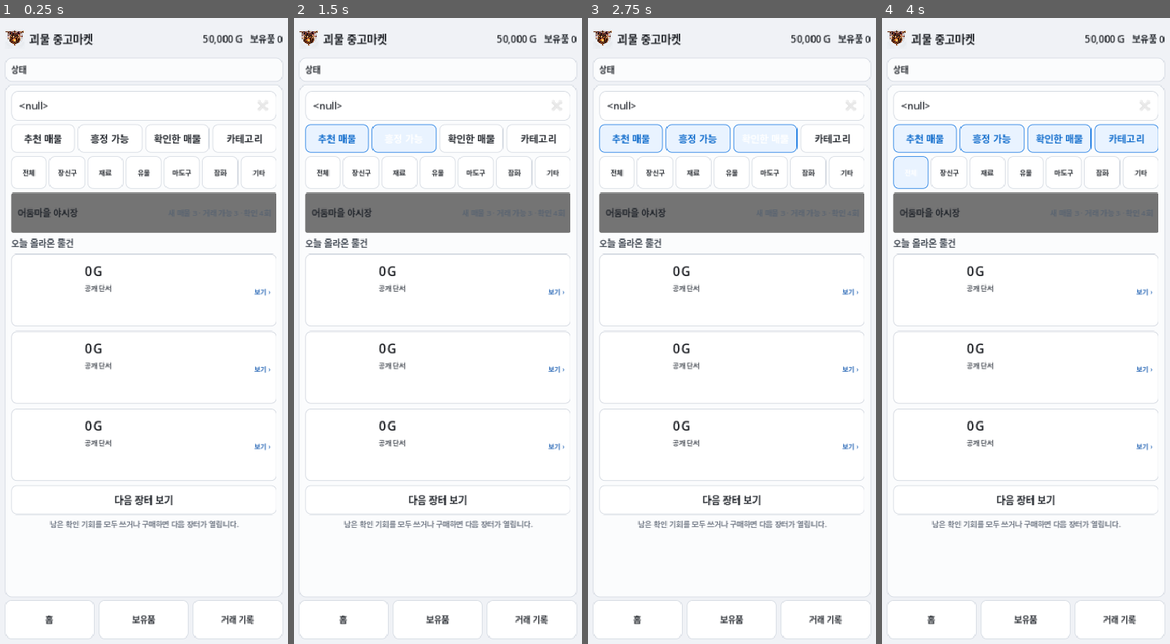
Above: before the commit, frames 1-4 (left to right).
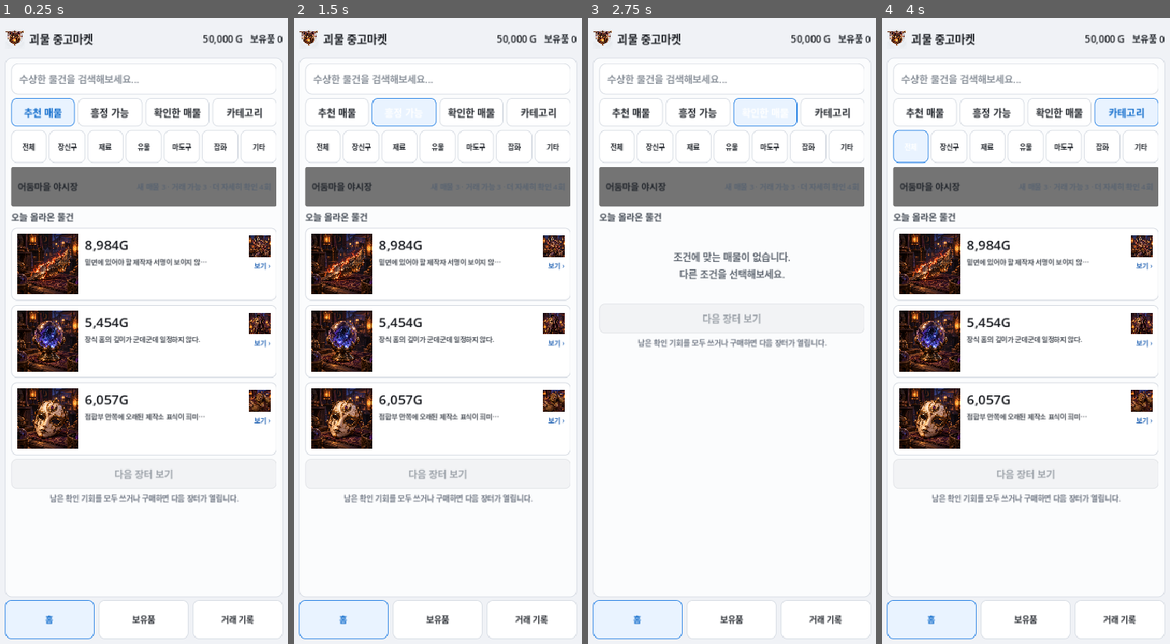
Above: after the commit, the same moments.

Repository: Queenrain9/monster-used-market
Game: Godot game, scene res://scenes/main.tscn
Same seed, same stepped clock (60 frames per second), same inputs: the game is played once before the commit and once after it.
Inputs:
- Up to frame 1 (0.25 s): no input
- Up to frame 2 (1.5 s): click "추천 매물" at 0.5 s; click "흥정 가능" at 1.25 s
- Up to frame 3 (2.75 s): click "확인한 매물" at 2 s
- Up to frame 4 (4 s): click "카테고리" at 2.75 s; click "전체" at 3.5 s

The runs differ from the first frame. In frame 1, 23% of the frame differs, in the area x 1-99%, y 7-100%; in frame 2, 22%; in frame 3, 14%; in frame 4, 23%.
Error before the commit: Parse Error: Identifier "personality" not declared in the current scope. (res://scripts/home_feed.gd:43)

Commit message:
fix: restore seller behavior cue personality source

Diff:
--- a/scripts/home_feed.gd
+++ b/scripts/home_feed.gd
@@ -40,6 +40,7 @@
 
 func seller_behavior_text(listing: Dictionary) -> String:
 	var seller: Dictionary = listing.get("seller", {})
+	var personality: Dictionary = seller.get("personality", {})
 	var cues: Array = personality.get("public_cues", [])
 	if cues.is_empty():
 		return "대화만으로는 어떤 성향인지 단정하기 어렵다."
@@ -49,7 +50,6 @@
 
 func matches_filter(listing: Dictionary, query: String, tab_id: String, category_id: String) -> bool:
 	var seller: Dictionary = listing.get("seller", {})
-	var personality: Dictionary = seller.get("personality", {})
 	var viewed = bool(listing.get("viewed", false)) or not listing.get("inspected_actions", []).is_empty()
 	var q = query.strip_edges().to_lower()
 
